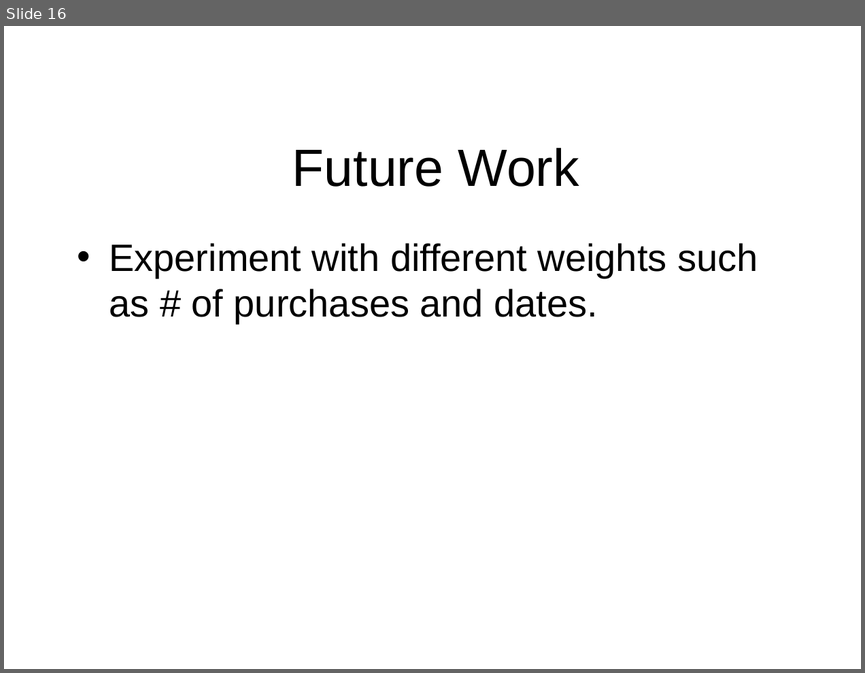
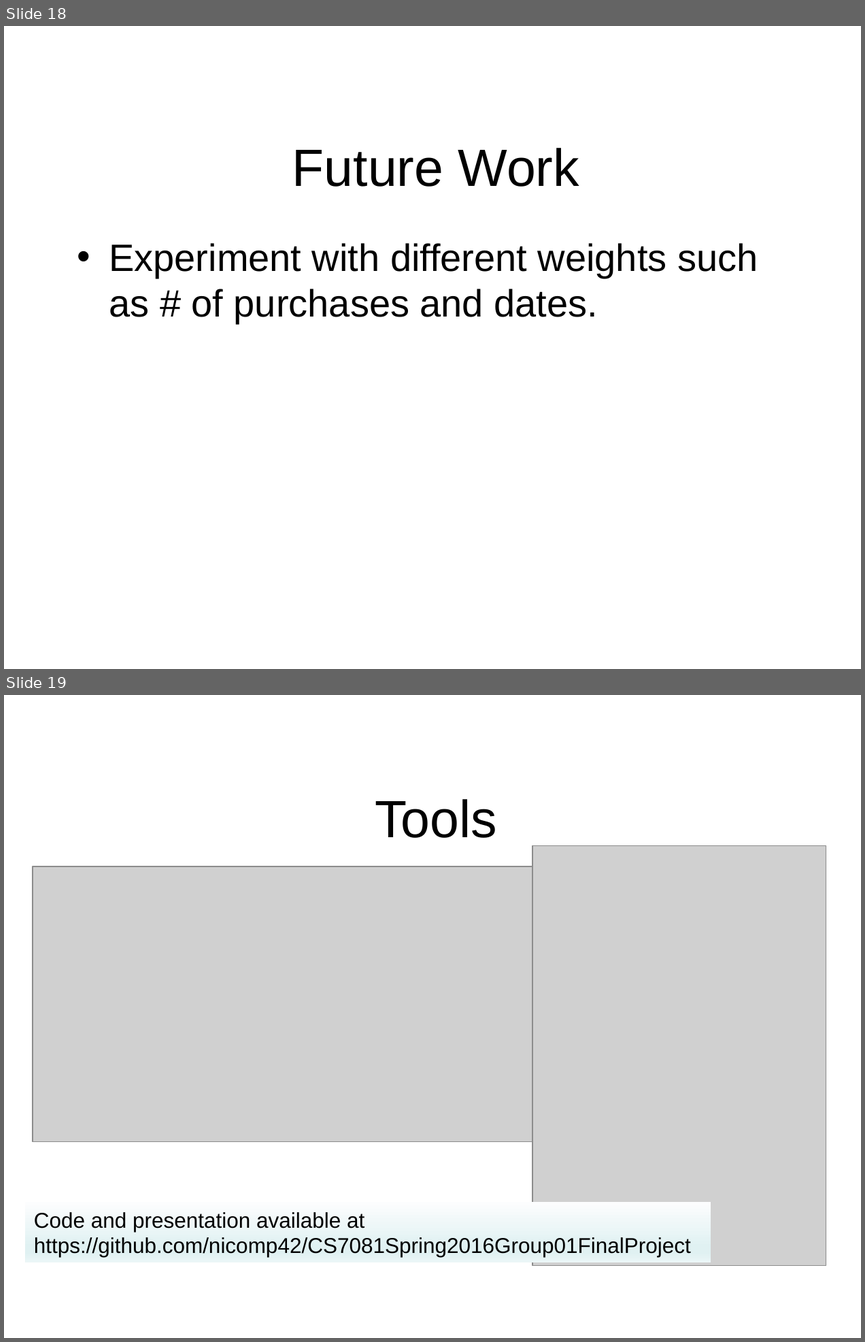
Before and after one commit to nicomp42/CS7081Spring2016Group01FinalProject, a slide deck: Team 01 Final Project.pptx. Shown one above the other, each under a label of ours: slide 16 before the commit, slides 18 and 19 after it. The pictures are 865x673 and 865x1342 pixels, drawn with LibreOffice and Linux fonts; fonts in the diff are those of the drawing; grey boxes stand for pictures; background and template pictures are left out. Boxes give left, top, right and bottom in pixels: in the first picture for what was removed or moved away, otherwise in the second. Text is boxed around its words. In the diff, an @@ line names an element or a change of style, - is before the commit and + after.

```diff
--- a/Team 01 Final Project.pptx
+++ b/Team 01 Final Project.pptx
@@ slide 19 added at <box>4,695,861,1338</box>, background #FFFFFF @@
@@ title added at <box>375,799,497,838</box>, 44 pt, text #000000 @@
+Tools
@@ picture added at <box>532,846,827,1266</box> @@
@@ picture added at <box>33,866,545,1141</box> @@
@@ rectangle added at <box>26,1202,711,1263</box>, fill gradient #FCFDFE to #E0F1F2 to #EBF6F7, 18 pt, text #000000 @@
+Code and presentation available at https://github.com/nicomp42/CS7081Spring2016Group01FinalProject
@@ what was slide 16 is now slide 18 @@
```
Also in this commit, not shown: 4 slides changed, 2 other slides added, 1 other file.
